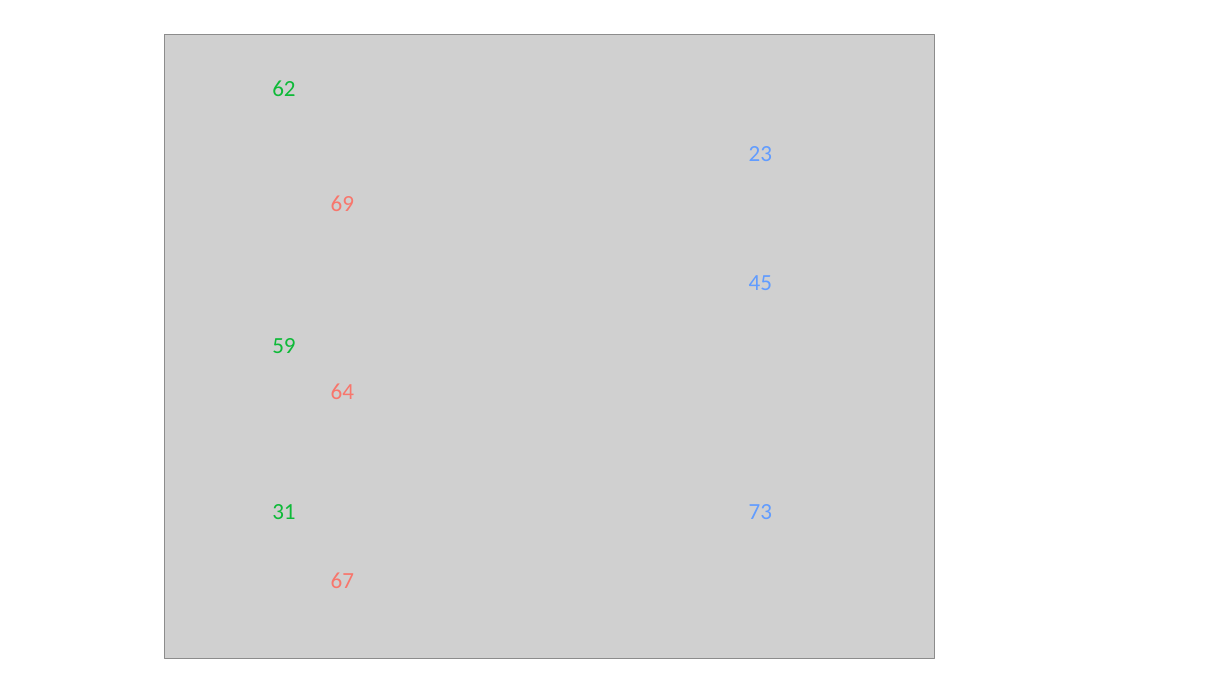
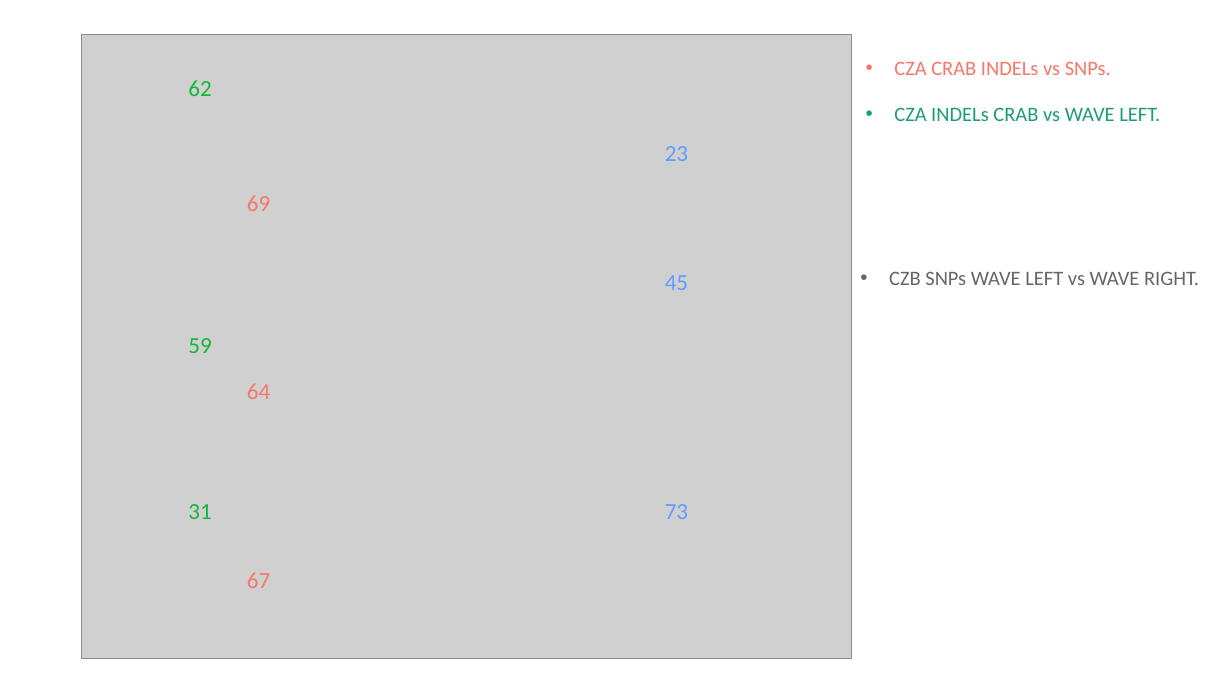
Before and after one commit to sam0per/Littorina_saxatilis_short_variants, a slide deck: slide 5 of short_genetic_variants/docs/short_indels_v02.pptx (slide 4 before the commit). Drawn at 1232x693 pixels with LibreOffice and Linux fonts; fonts in the diff are those of the drawing; grey boxes stand for pictures. Boxes give left, top, right and bottom in pixels: in the first picture for what was removed or moved away, otherwise in the second. Text is boxed around its words. In the diff, an @@ line names an element or a change of style, - is before the commit and + after.

Commit message:
INDELs - progress Sep 10

```diff
--- a/short_genetic_variants/docs/short_indels_v02.pptx
+++ b/short_genetic_variants/docs/short_indels_v02.pptx
@@ text added at (894,61,1111,75), 16 pt, text #F8766C @@
+• CZA CRAB INDELs vs SNPs.
@@ text added at (894,107,1160,121), 16 pt, text #1B9E77 @@
+• CZA INDELs CRAB vs WAVE LEFT.
@@ text added at (889,271,1199,285), 16 pt, text #666666 @@
+• CZB SNPs WAVE LEFT vs WAVE RIGHT.
@@ 9 texts, 1 picture: place and size @@
-9 texts, 1 picture at (165,35,934,659)
+9 texts, 1 picture at (81,35,851,659)
```
Also in this commit, not shown: 3 other slides changed, 2 slides added, 3 slides removed, 2 other files.
